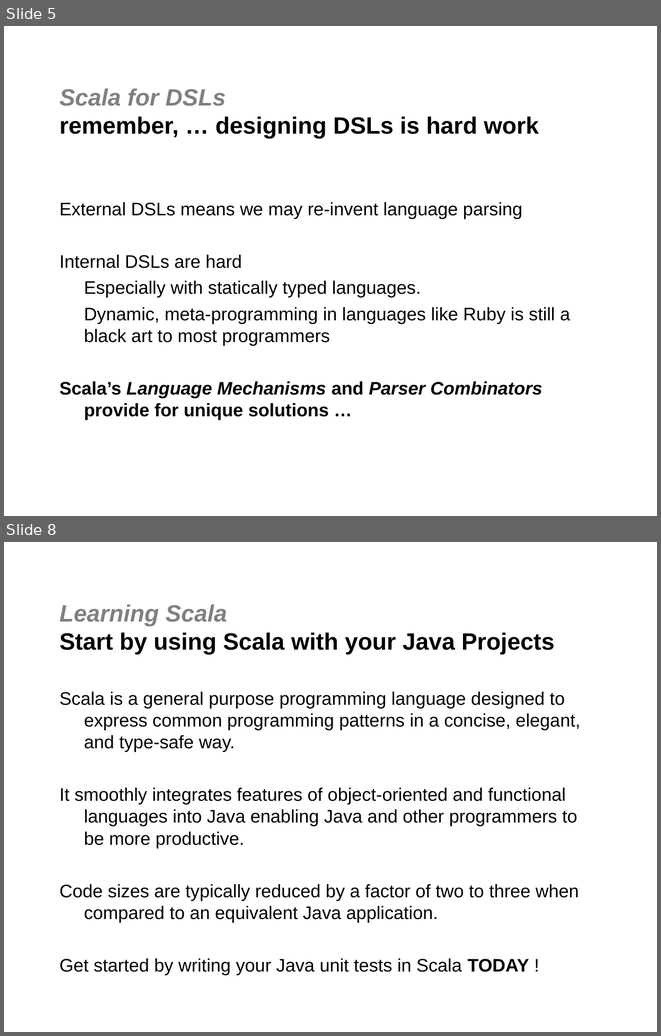
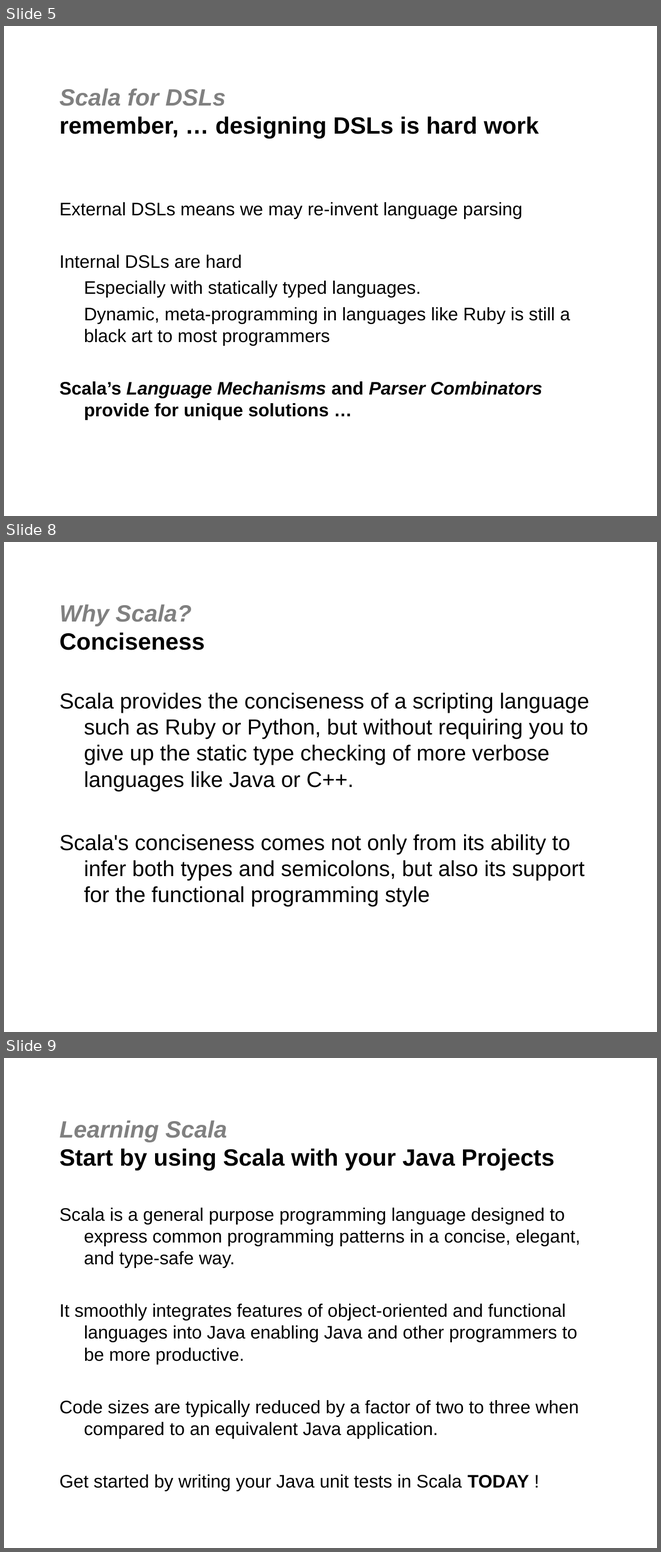
Before and after one commit to jgoodsen/agile2010, a slide deck: 03-scala.ppt. Shown one above the other, each under a label of ours: slides 5 and 8 before the commit, slides 5, 8 and 9 after it; the slides between them are not shown. The pictures are 661x1036 and 661x1552 pixels, drawn with LibreOffice and Linux fonts; fonts in the diff are those of the drawing; background and template pictures are left out. Boxes give left, top, right and bottom in pixels: in the first picture for what was removed or moved away, otherwise in the second. Text is boxed around its words. In the diff, an @@ line names an element or a change of style, - is before the commit and + after.

```diff
--- a/03-scala.ppt
+++ b/03-scala.ppt
@@ slide 8 added at bbox=[4, 542, 657, 1032], background #FFFFFF @@
@@ title added at bbox=[60, 605, 205, 650], 26 pt, text #000000, bold @@
+Why Scala?
+Conciseness
@@ text added at bbox=[60, 693, 589, 907], 24 pt, text #000000 @@
+Scala provides the conciseness of a scripting language such as Ruby or Python, but without requiring you to give up the static type checking of more verbose languages like Java or C++.
+Scala's conciseness comes not only from its ability to infer both types and semicolons, but also its support for the functional programming style
@@ what was slide 8 is now slide 9 @@
```
Also in this commit, not shown: 3 slides changed, 2 other slides added, 2 slides removed, 7 other files.
